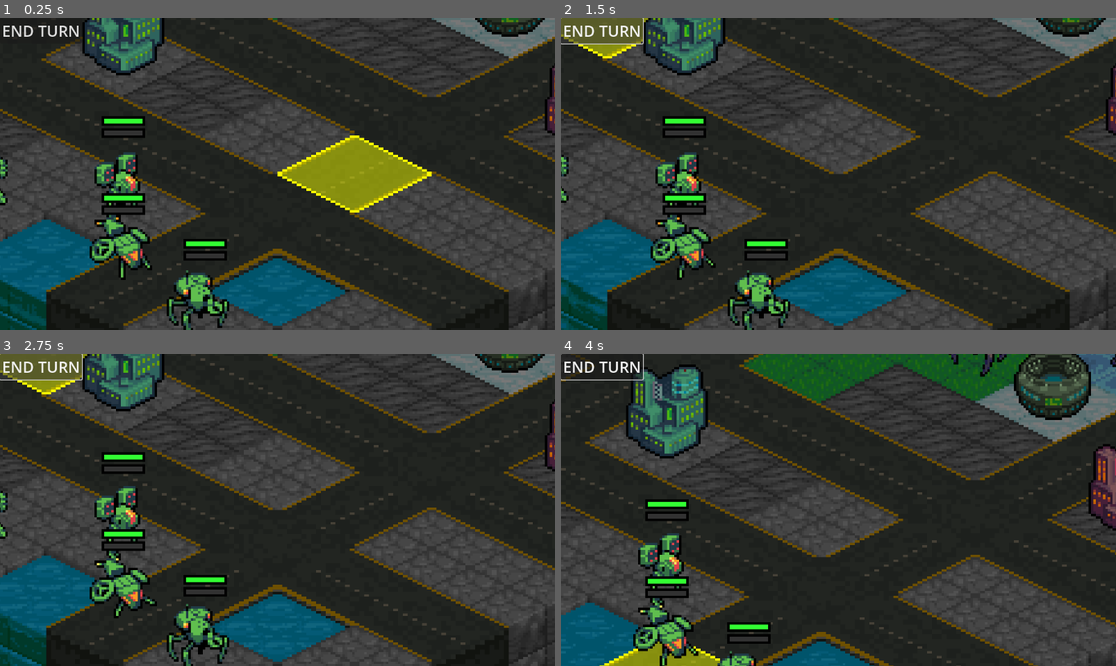
Above: before the commit, frames 1-4 (two rows, left to right).
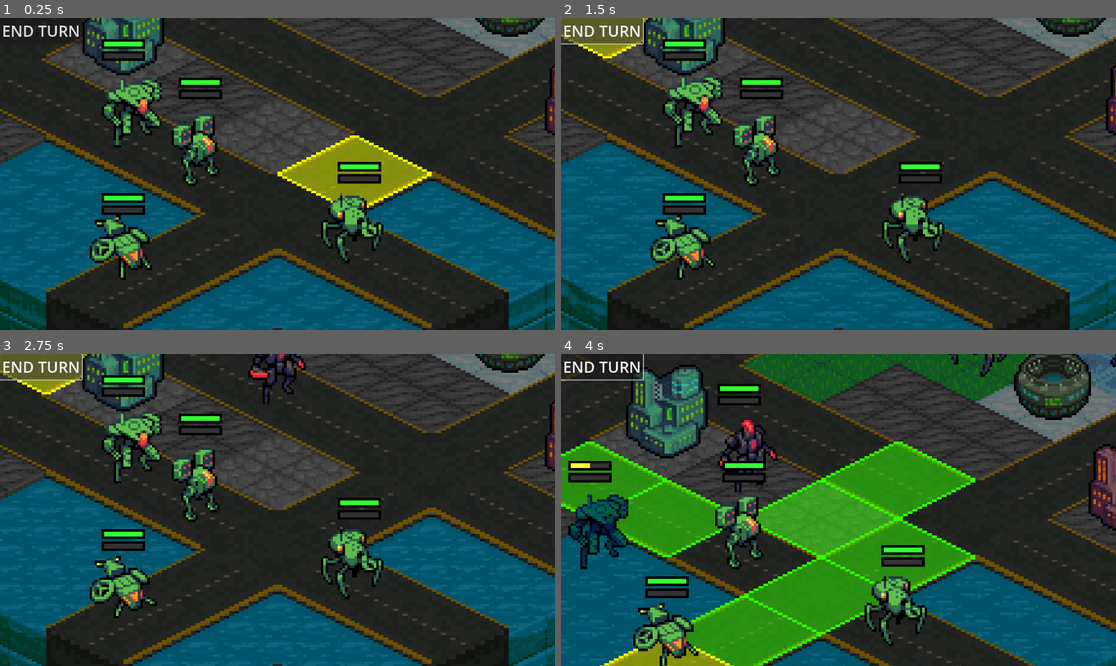
Above: after the commit, the same moments.

Repository: Tekknobot/Terrain
Game: Godot game, scene res://Scenes/Main.tscn
The game is run twice, just before and just after one commit, with the same random seed, the same clock (stepped at 60 frames per second) and the same inputs.
Inputs (mouse positions are in pixels of both pictures, inside the frame that each line leads up to):
- Up to frame 1 (0.25 s): no input
- Up to frame 2 (1.5 s): click "END TURN" at 0.5 s; click "END TURN" at 1.25 s
- Up to frame 3 (2.75 s): click "END TURN" at 2 s
- Up to frame 4 (4 s): move the mouse to (960, 494) at 2.77 s; click (960, 494) at 2.92 s; drag from (727, 525) to (683, 644) at 3.52 s

The runs differ from the first frame. In frame 1, 24% of the frame differs, in the area x 0-100%, y 6-100%; in frame 2, 24%; in frame 3, 25%; in frame 4, 40%, in the area x 0-100%, y 9-100%.

Commit message:
Water splash effect.

Diff:
--- a/Scripts/TileMap.gd
+++ b/Scripts/TileMap.gd
@@ -7,7 +7,7 @@
 @export var grid_width: int = 10
 @export var grid_height: int = 20
 
-@export var water_threshold := -0.6
+@export var water_threshold := -0.3
 @export var sandstone_threshold := -0.2
 @export var dirt_threshold := 0.1
 @export var grass_threshold := 0.4
--- a/Scripts/Unit.gd
+++ b/Scripts/Unit.gd
@@ -152,7 +152,7 @@
 
 				# ➡ Push Logic:
 				var tile_id = tilemap.get_cell_source_id(0, push_pos)
-				# If the push tile is water, push onto water and apply water damage.
+				# Water branch: if push tile is water, animate push onto water and apply water damage.
 				if tile_id == water_tile_id:
 					var target_pos = tilemap.to_global(tilemap.map_to_local(push_pos)) + Vector2(0, Y_OFFSET)
 					var push_speed = 150.0  # Adjust push speed as desired.
@@ -164,15 +164,8 @@
 					unit.global_position = target_pos
 					unit.tile_pos = push_pos  # Update the unit's tile position
 
-					# Spawn a splash effect at the target position.
+					# Spawn splash effect or play splash sound.
 					tilemap.play_splash_sound(target_pos)
-
-					# Flash the unit blue.
-					var unit_sprite = unit.get_node("AnimatedSprite2D")
-					if unit_sprite:
-						unit_sprite.modulate = Color(0, 0, 0.8, 1)  # Blue
-						await get_tree().create_timer(0.2).timeout
-						unit_sprite.modulate = Color(1, 1, 1, 1)  # Reset to normal
 
 					# Apply water damage.
 					var water_damage = 25  # Adjust water damage as needed.
@@ -180,16 +173,33 @@
 					if not died:
 						unit.shake()
 
-					# Optionally wait a short time to let the effect play.
+					# Flash the unit blue faster, preserving its original modulation.
+					var unit_sprite = unit.get_node("AnimatedSprite2D")
+					if unit_sprite:
+						var original_modulate = unit_sprite.modulate
+						for i in range(6):
+							unit_sprite.modulate = Color(0, 0.5, 1, 1)  # Set to blue (cyan is Color(0,1,1,1), but blue is Color(0,0,1,1))
+							await get_tree().create_timer(0.075).timeout
+							unit_sprite.modulate = original_modulate  # Restore original modulation
+							await get_tree().create_timer(0.075).timeout
+						unit_sprite.modulate = original_modulate
+
+				# Off-grid branch: if the push position is off the tilemap.
+				elif not tilemap.is_within_bounds(push_pos):
+					var target_pos = tilemap.to_global(tilemap.map_to_local(push_pos)) + Vector2(0, Y_OFFSET)
+					var push_speed = 150.0
+					while unit.global_position.distance_to(target_pos) > 1.0:
+						var delta = get_process_delta_time()
+						unit.global_position = unit.global_position.move_toward(target_pos, push_speed * delta)
+						await get_tree().process_frame
+					# Optionally wait a short time to let the animation complete.
 					await get_tree().create_timer(0.2).timeout
-
-					# Update the AStar grid after changes.
+					unit.die()
 					tilemap.update_astar_grid()
 					continue
 
-
-				# If push position is within bounds and not water, perform normal push animation.
-				if tilemap.is_within_bounds(push_pos):
+				# Normal push: push position is within bounds and not water.
+				elif tilemap.is_within_bounds(push_pos):
 					var target_pos = tilemap.to_global(tilemap.map_to_local(push_pos)) + Vector2(0, Y_OFFSET)
 					var push_speed = 150.0  # Adjust push speed as desired.
 					while unit.global_position.distance_to(target_pos) > 1.0:
@@ -199,7 +209,7 @@
 					unit.global_position = target_pos
 					unit.tile_pos = push_pos  # Update the pushed unit's tile position.
 
-					# After push, check for occupancy.
+					# After the push animation, check for occupancy by another entity.
 					if tilemap.is_tile_occupied(push_pos):
 						var occupants = get_occupants_at(push_pos, unit)
 						if occupants.size() > 0:
@@ -211,7 +221,7 @@
 										occ_sprite.get_parent().modulate = Color(1, 1, 1, 1)
 								elif occ.is_in_group("Units"):
 									await get_tree().create_timer(0.2).timeout
-									occ.take_damage(damage)
+									occ.take_damage(damage)  # Adjust damage as needed.
 									occ.shake()
 							unit.die()
 					tilemap.update_astar_grid()
@@ -343,6 +353,25 @@
 		_flash_tween = null
 	)
 
+func flash_blue():
+	var sprite = $AnimatedSprite2D
+	if not sprite:
+		return
+
+	# Kill any existing flash
+	if _flash_tween:
+		_flash_tween.kill()
+		sprite.self_modulate = Color(1,1,1,1)
+		_flash_tween = null
+
+	_flash_tween = create_tween()
+	for i in range(3):
+		_flash_tween.tween_property(sprite, "self_modulate", Color(0,0,1,1), 0.1)
+		_flash_tween.tween_property(sprite, "self_modulate", Color(1,1,1,0), 0.1)
+	_flash_tween.tween_callback(func():
+		sprite.self_modulate = Color(1,1,1,1)
+		_flash_tween = null
+	)
 
 func set_team(player_team: bool):
 	is_player = player_team
